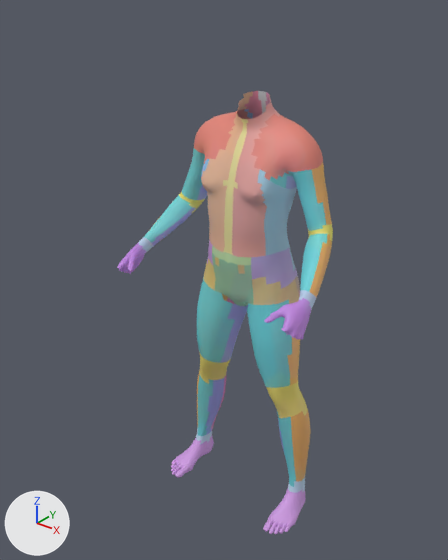
What one commit did to the Blender file assets/blender/neutro-body/interaction/neutro_body_v1_body_interaction.blend.
The view is the same before and after, from a camera (50 mm lens) standing at (1.151, -1.485, 1.856) and looking at (-0.042, 0.006, 0.931). Lighting does not change. The marker at lower left points along +X, +Y and +Z. The older version comes first.

Names of what the first picture shows: 'zone_left_chest', 'zone_left_flank', 'zone_left_foot', 'zone_left_hand', 'zone_left_ribs', 'zone_left_shoulder', 'zone_left_thigh_front', 'zone_left_upper_arm_front', 'zone_lower_abdomen', 'zone_right_chest', 'zone_right_hand', 'zone_right_shoulder', 'zone_right_thigh_front' and 35 more.
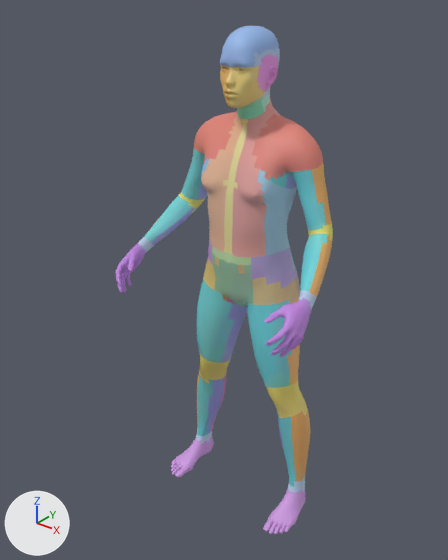
What differs and where, as boxes [x1, y1, x2, y2] in the pictures (448 x 560 px):
'zone_head_top', added
    after: [220, 26, 279, 68]
'zone_left_hand', reshaped (40% taller)
    before: [264, 298, 312, 340]
    after: [264, 298, 312, 357]
'zone_face_left', added
    after: [226, 66, 265, 108]
'zone_right_hand', reshaped (7% wider, 59% taller)
    before: [117, 243, 146, 274]
    after: [115, 243, 146, 293]
'zone_left_ear', added
    after: [257, 54, 278, 93]
'zone_neck_front', added
    after: [237, 96, 264, 119]
'zone_face_right', added
    after: [220, 65, 232, 108]
'zone_head_left_side', added
    after: [253, 47, 280, 99]
'zone_neck_left', added
    after: [262, 93, 270, 112]
part 1 of me_zone_right_hand, added
    after: [115, 268, 131, 293]
part 2 of me_zone_left_hand, added
    after: [266, 329, 302, 357]

What changed in the scene script:
```text
Change me_zone_right_hand:
    remove me_zone_right_hand.from_pydata(...)  # 601 vertices, 994 faces; spans x -0.3686..-0.2719, y -0.2088..-0.0785, z 0.9153..1.0274
    add me_zone_right_hand.from_pydata(...)  # 1818 vertices, 3186 faces; spans x -0.3686..-0.2719, y -0.2349..-0.0785, z 0.8691..1.0274
    me_zone_right_hand part 1: 1217 vertices added at x -0.3649..-0.2998, y -0.2349..-0.1376, z 0.8691..0.9672
Change me_zone_left_hand:
    remove me_zone_left_hand.from_pydata(...)  # 602 vertices, 996 faces; spans x 0.2719..0.3686, y -0.2088..-0.0785, z 0.9153..1.0274
    add me_zone_left_hand.from_pydata(...)  # 1819 vertices, 3188 faces; spans x 0.2719..0.3686, y -0.2349..-0.0785, z 0.8691..1.0274
    me_zone_left_hand part 2: 1217 vertices added at x 0.2998..0.3649, y -0.2349..-0.1376, z 0.8691..0.9672
Add ob_zone_left_ear:
    ob_zone_left_ear = bpy.data.objects.new('zone_left_ear', me_base_023)  # 456 vertices, 868 faces; spans x 0.0457..0.0863, y 0.0238..0.1383, z 1.5482..1.66; in mat_debug_left_ear (pink #f9a0ed)
    ob_zone_left_ear.location = (0.0, 0.0, 0.0)
Add ob_zone_head_left_side:
    ob_zone_head_left_side = bpy.data.objects.new('zone_head_left_side', me_base_019)  # 109 vertices, 114 faces; spans x 0.0132..0.0724, y 0.0126..0.1533, z 1.5328..1.6776; in mat_debug_head_left_side (blue #c4daf9)
    ob_zone_head_left_side.location = (0.0, 0.0, 0.0)
Add ob_zone_head_top:
    ob_zone_head_top = bpy.data.objects.new('zone_head_top', me_base_015)  # 570 vertices, 940 faces; spans x -0.071..0.071, y -0.02..0.173, z 1.628..1.734; in mat_debug_head_top (blue #a0c4f9)
    ob_zone_head_top.location = (0.0, 0.0, 0.0)
Add ob_zone_face_right:
    ob_zone_face_right = bpy.data.objects.new('zone_face_right', me_base_013)  # 1416 vertices, 2522 faces; spans x -0.0658..0.0194, y -0.0366..0.0814, z 1.511..1.6344; in mat_debug_face_right (orange #f3c46c)
    ob_zone_face_right.location = (0.0, 0.0, 0.0)
Add ob_zone_face_left:
    ob_zone_face_left = bpy.data.objects.new('zone_face_left', me_base_011)  # 1369 vertices, 2458 faces; spans x 0.0..0.0658, y -0.0366..0.0814, z 1.511..1.6344; in mat_debug_face_left (yellow #f9e189)
    ob_zone_face_left.location = (0.0, 0.0, 0.0)
Add ob_zone_neck_left:
    ob_zone_neck_left = bpy.data.objects.new('zone_neck_left', me_base_007)  # 28 vertices, 24 faces; spans x 0.0226..0.0528, y 0.0717..0.1387, z 1.4928..1.5557; in mat_debug_neck_left (green #b3f3da)
    ob_zone_neck_left.location = (0.0, 0.0, 0.0)
Add ob_zone_neck_front:
    ob_zone_neck_front = bpy.data.objects.new('zone_neck_front', me_base_003)  # 168 vertices, 236 faces; spans x -0.0519..0.0519, y 0.0086..0.0849, z 1.4711..1.5428; in mat_debug_neck_front (green #89edc4)
    ob_zone_neck_front.location = (0.0, 0.0, 0.0)
```
